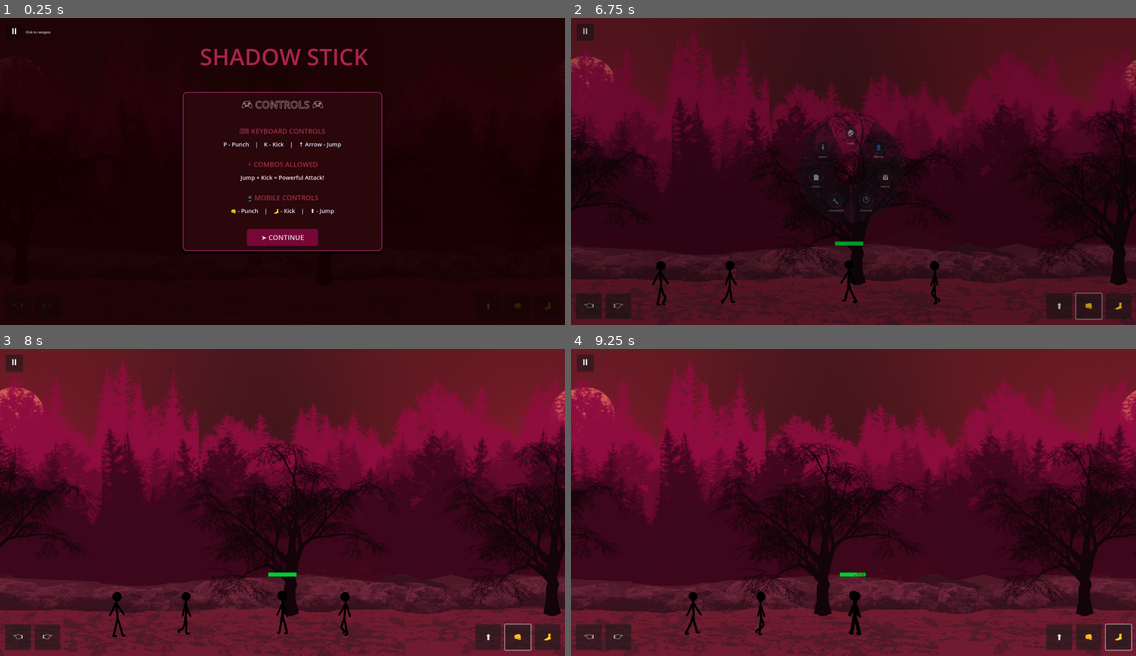
Above: before the commit, frames 1-4 (two rows, left to right).
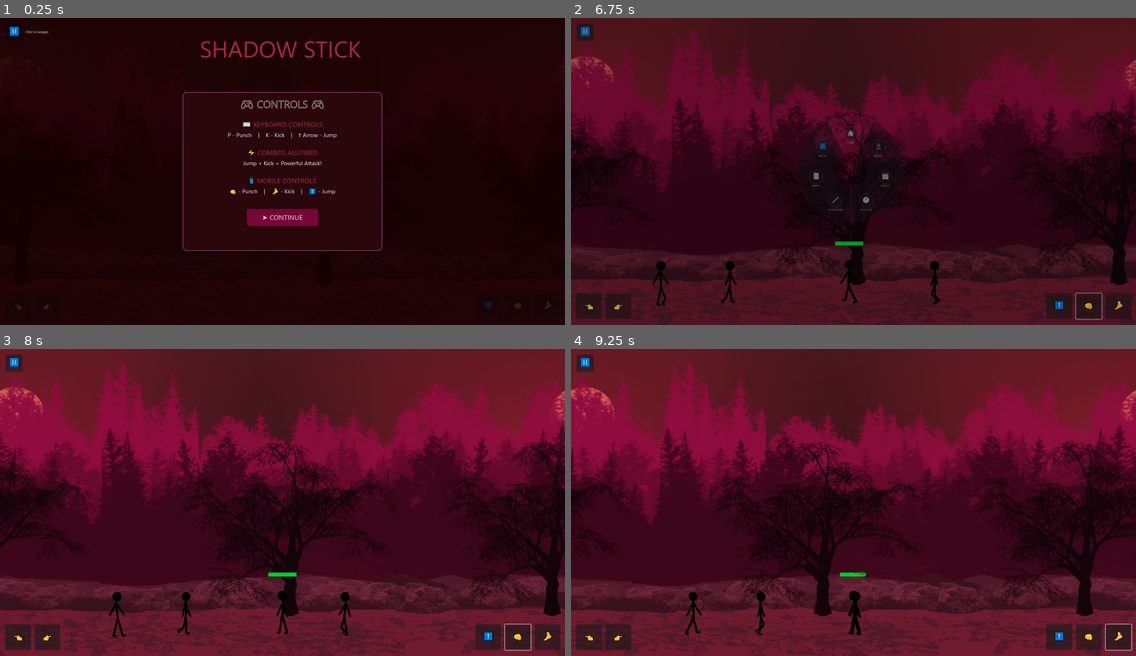
Above: after the commit, the same moments.

Repository: SUGANTH-V-27/stickman
Game: Godot game, scene res://scenes/main.tscn
Two runs of this game, one before a commit and one after it. Both use one fixed random seed, a clock stepped at 60 frames per second and the inputs below.
Inputs (mouse positions are in pixels of both pictures, inside the frame that each line leads up to):
- Up to frame 1 (0.25 s): no input
- Up to frame 2 (6.75 s): click "➤ CONTINUE" at 0.5 s; click "🎮 START GAME" at 1.25 s; click "👈" at 2 s; click "👉" at 2.75 s; click "⬆️" at 3.5 s; click "👊" at 4.25 s; tap Enter at 5, 5.75, 6.5 s; move the mouse to (977, 156) at 5.02 s; hold Right (ui_right) 5.03-5.75 s; hold P (attack) 5.03-5.75 s; click (977, 156) at 5.17 s; tap Up (jump) at 5.27 s; drag from (740, 186) to (870, 254) at 5.77 s; move the mouse to (910, 103) at 6.52 s; hold Left (ui_left) from 6.53 s (still down); tap Q at 6.6 s
- Up to frame 3 (8 s): release Left (ui_left) at 7.25 s; drag from (254, 563) to (163, 606) at 7.27 s
- Up to frame 4 (9.25 s): move the mouse to (1023, 548) at 8.02 s; hold Right (ui_right) 8.03-8.75 s; hold P (attack) 8.03-8.75 s; tap Up (jump) at 8.27 s; drag from (684, 456) to (757, 606) at 8.77 s

The runs differ from the first frame. In frame 1, 4.0% of the frame differs, in the area x 1-98%, y 2-95%; in frame 2, 0.4%; in frame 3, 0.2%; in frame 4, 0.2%.

Commit message:
exporting done

Diff:
--- a/project.godot
+++ b/project.godot
@@ -20,6 +20,10 @@
 window/size/viewport_height=1080
 window/stretch/mode="viewport"
 
+[gui]
+
+theme/custom_font="uid://3fe5bvv58kq5"
+
 [input]
 
 attack={
Binary file added: assets/fonts/Segoe UI Emoji.TTF
Not shown, added: assets/fonts/Segoe UI Emoji.TTF.import
Not shown, added: export_presets.cfg
Binary file added: game.apple-touch-icon.png
Not shown, added: game.apple-touch-icon.png.import
Binary file added: game.icon - Copy.png
Not shown, added: game.icon - Copy.png.import
Binary file added: game.icon.png
Not shown, added: game.icon.png.import
Binary file added: game.png
Not shown, added: game.png.import
Not shown, added: game.audio.position.worklet.js
(and 5 more such lines)
